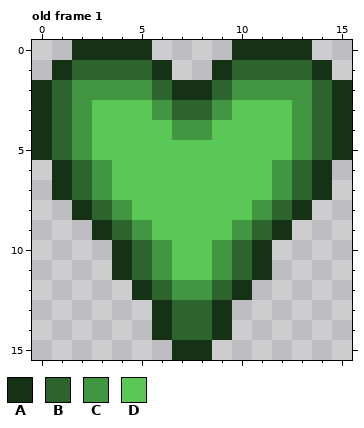
Pixel-art file -- Development Limbo/Assets/Art/MenuAndUi/game health.aseprite. The picture above is the old version.
16x16 pixels, 1 frame. Shown: old frame 1. The commit also changed other frames, which this record leaves out.
Palette (. is transparent): A #163215  B #2d642b  C #439641  D #5ac857
Pixels before, old frame 1, first column x 0:
 0 ..AAAA....AAAA..
 1 .ABBBBA..ABBBBA.
 2 ABCCCCBAABCCCCBA
 3 ABCDDDCBBCDDDCBA
 4 ABCDDDDCCDDDDCBA
 5 ABCDDDDDDDDDDCBA
 6 .ABCDDDDDDDDCBA.
 7 .ABCDDDDDDDDCBA.
 8 ..ABCDDDDDDCBA..
 9 ...ABCDDDDCBA...
10 ....ABCDDCBA....
11 ....ABCDDCBA....
12 .....ABCCBA.....
13 ......ABBA......
14 ......ABBA......
15 .......AA.......
After:
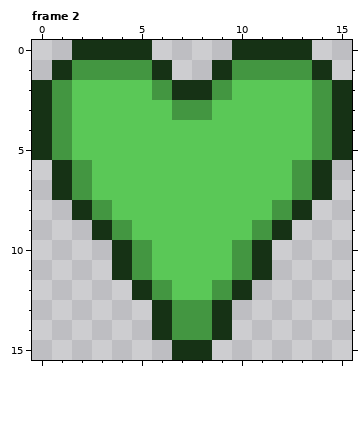
A new or re-ordered frame is compared with the old frame closest to it.
What changed:
frames 1 -> 8
Frame 2 is new; against old frame 1:
y 1: x 2..5 BBBB -> CCCC; x 10..13 BBBB -> CCCC
y 2: x 1..6 BCCCCB -> CDDDDC; x 9..14 BCCCCB -> CDDDDC
y 3: x 1..2 BC -> CD; x 6..9 CBBC -> DCCD; x 13..14 CB -> DC
y 4: x 1..2 BC -> CD; x 7..8 CC -> DD; x 13..14 CB -> DC
y 5: x 1..2 BC -> CD; x 13..14 CB -> DC
y 6..7: x 2..3 BC -> CD; x 12..13 CB -> DC
y 8: x 3..4 BC -> CD; x 11..12 CB -> DC
y 9: x 4..5 BC -> CD; x 10..11 CB -> DC
y 10..11: x 5..6 BC -> CD; x 9..10 CB -> DC
y 12: x 6..9 BCCB -> CDDC
y 13..14: x 7..8 BB -> CC
Changed places in both pictures, as pixel boxes (x1, y1, x2, y2):
changed: (52, 60, 332, 340)
